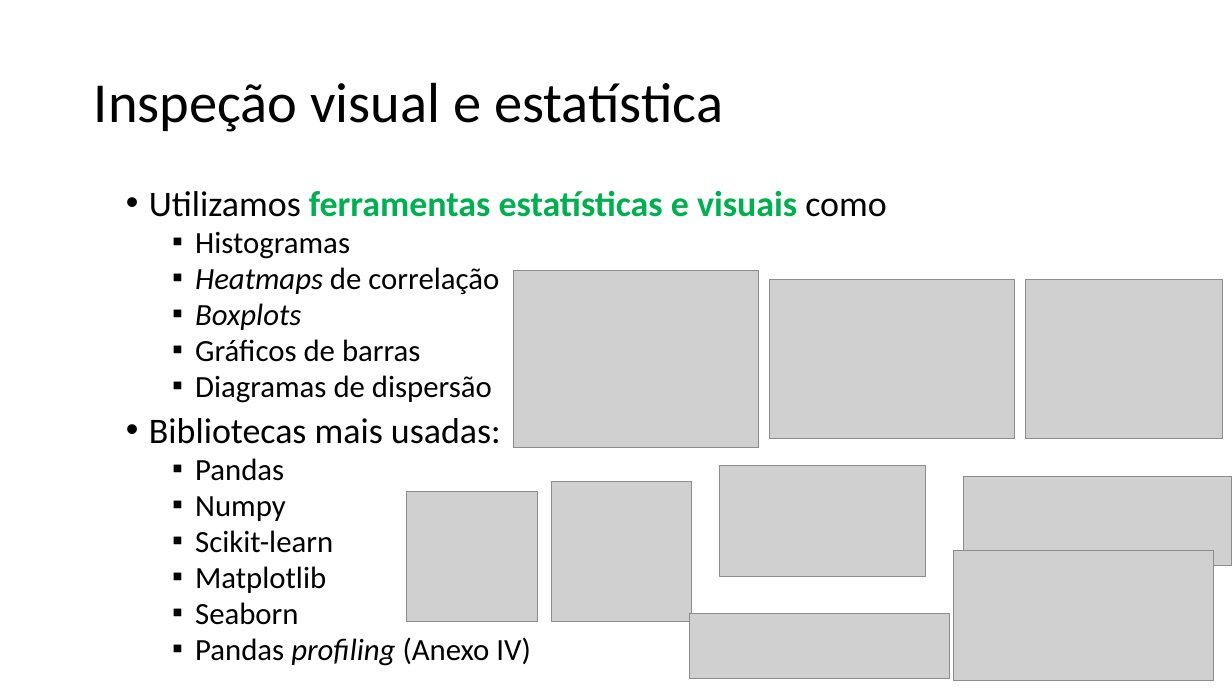
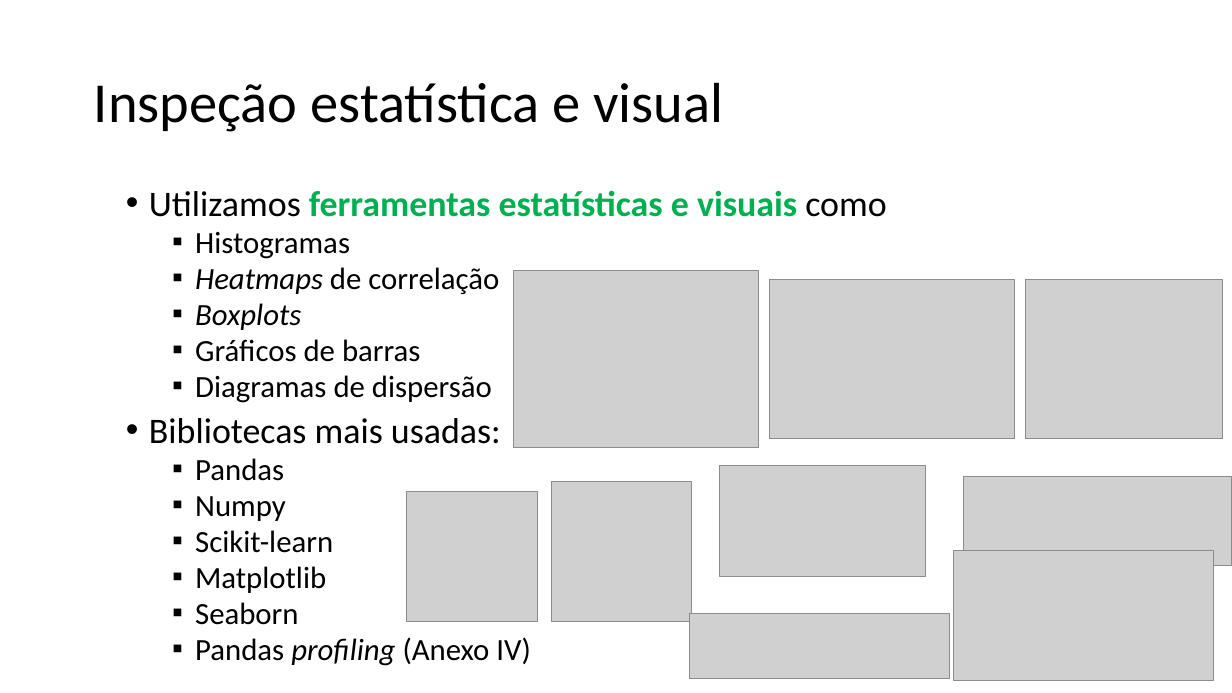
Before and after one commit to zz4fap/c24_inteligencia_artificial, a slide deck: slide 6 of slides/C24_EDA.pptx (slide 5 before the commit). Drawn at 1232x693 pixels with LibreOffice and Linux fonts; fonts in the diff are those of the drawing; grey boxes stand for pictures. Boxes give left, top, right and bottom in pixels: in the first picture for what was removed or moved away, otherwise in the second. Text is boxed around its words. In the diff, an @@ line names an element or a change of style, - is before the commit and + after.

```diff
--- a/slides/C24_EDA.pptx
+++ b/slides/C24_EDA.pptx
@@ title at <box>94,82,723,132</box>: text changed @@
-Inspeção visual e estatística
+Inspeção estatística e visual
```
Also in this commit, not shown: 16 other slides changed, 3 slides added, 1 other file.
